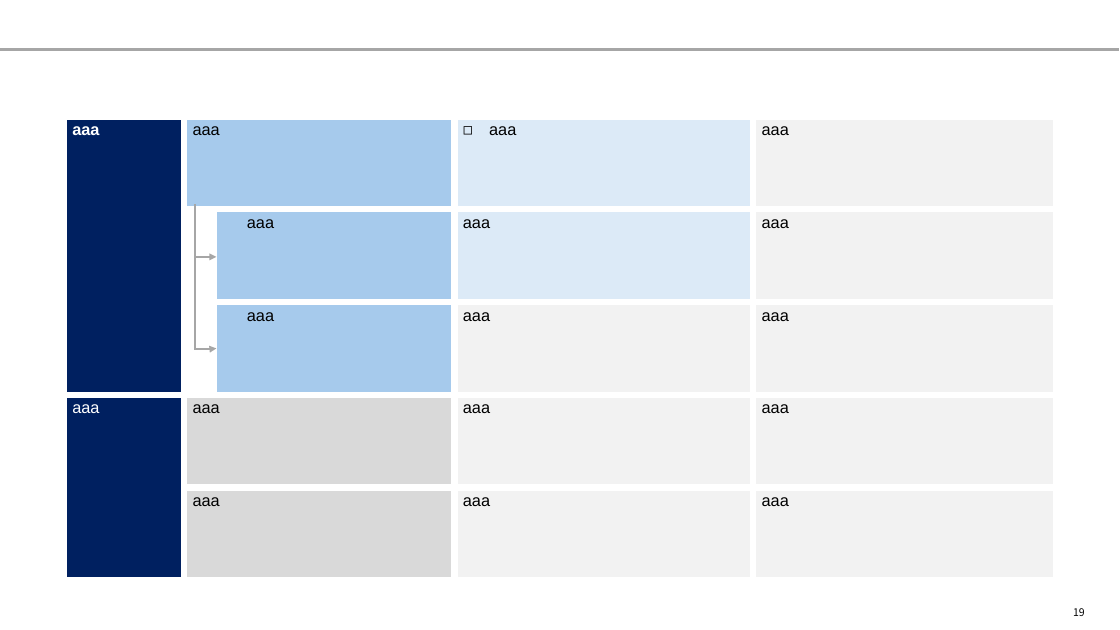
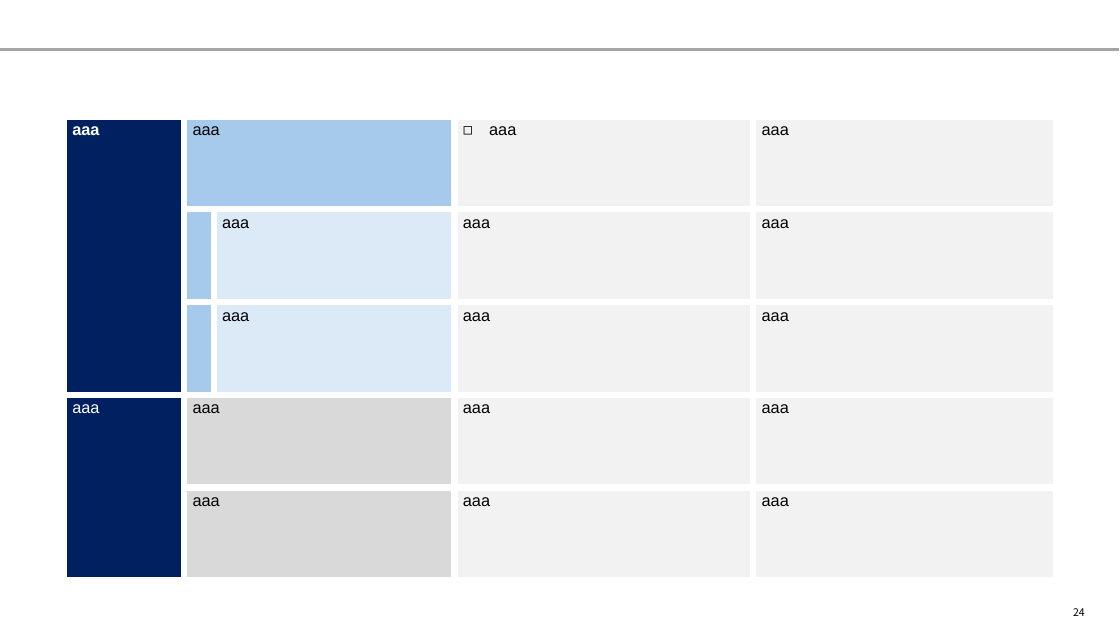
Before and after one commit to yuzucha16/dotfiles, a slide deck: slide 24 of office/Blank.potx (slide 19 before the commit). Drawn at 1120x630 pixels with LibreOffice and Linux fonts; fonts in the diff are those of the drawing. Boxes give left, top, right and bottom in pixels: in the first picture for what was removed or moved away, otherwise in the second. Text is boxed around its words. In the diff, an @@ line names an element or a change of style, - is before the commit and + after.

```diff
--- a/office/Blank.potx
+++ b/office/Blank.potx
@@ table at (64,117,1056,581) @@
@@ fill #DCEAF7 to #F2F2F2 in 2 cells @@
@@ fill #FFFFFF to #A6CAEC in 2 cells @@
@@ fill #A6CAEC to #DCEAF7 in 2 cells @@
@@ indent changed @@
@@ elbow arrow removed from (195, 204) to (217, 257) @@
@@ elbow arrow removed from (195, 208) to (217, 349) @@
@@ page number at (1073,608,1085,616): text changed @@
-19
+24
```
Also in this commit, not shown: 2 other slides changed, 5 slides added.
